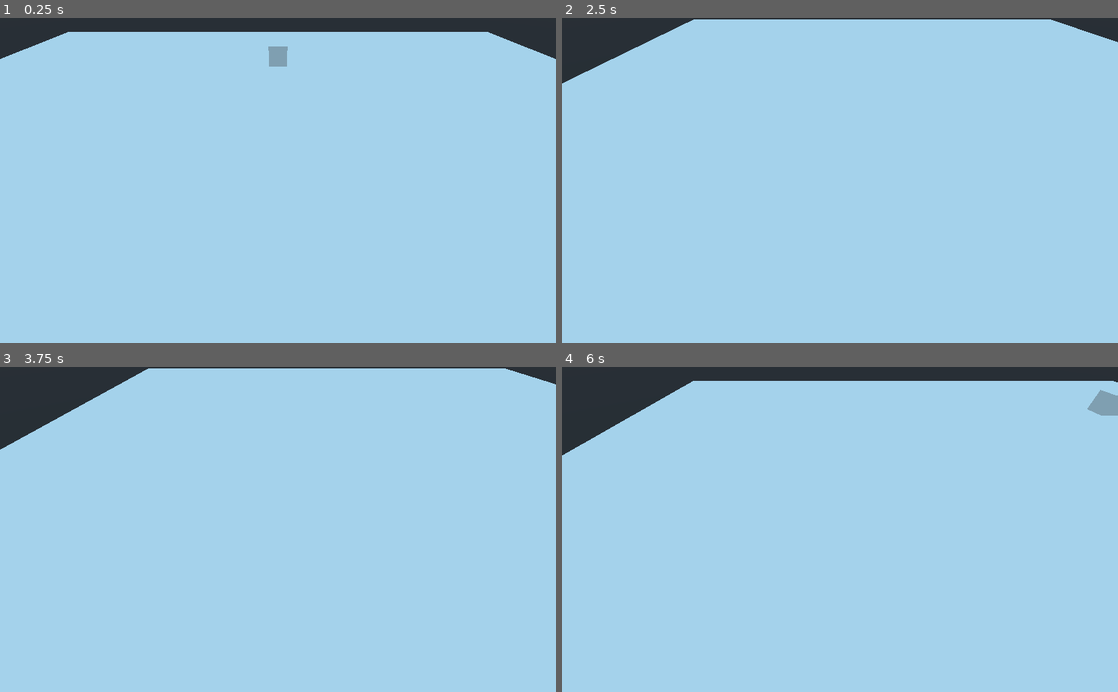
Above: before the commit, frames 1-4 (two rows, left to right).
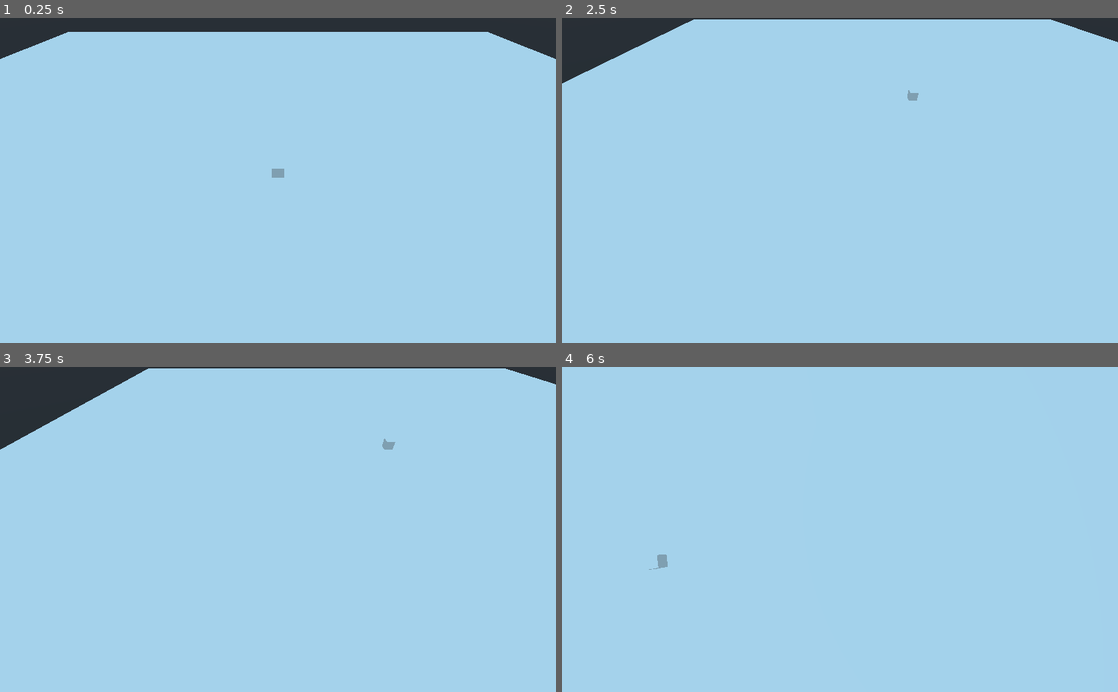
Above: after the commit, the same moments.

Repository: Wcubed/bot_programmin_game
Game: Godot game, scene res://worlds/World.tscn
The game is run twice, just before and just after one commit, with the same random seed, the same clock (stepped at 60 frames per second) and the same inputs.
Inputs (mouse positions are in pixels of both pictures, inside the frame that each line leads up to):
- Up to frame 1 (0.25 s): no input
- Up to frame 2 (2.5 s): tap Enter at 0.5 s; move the mouse to (962, 164) at 0.52 s; hold S (camera_back) 0.53-1.28 s; move the mouse to (728, 196) at 1.27 s; tap W (camera_forward) at 1.35 s; tap Space at 2 s; move the mouse to (895, 109) at 2.02 s; hold A (camera_left) from 2.03 s (still down)
- Up to frame 3 (3.75 s): move the mouse to (250, 594) at 2.77 s; release A (camera_left) at 2.78 s; tap D (camera_right) at 2.85 s; tap Enter at 3.5 s; move the mouse to (444, 578) at 3.52 s; hold Middle mouse button (camera_rotate) from 3.53 s (still down)
- Up to frame 4 (6 s): tap Space at 4.25 s; move the mouse to (673, 480) at 4.27 s; release Middle mouse button (camera_rotate) at 4.28 s; tap S (camera_back) at 4.35 s; tap Enter at 5 s; move the mouse to (867, 529) at 5.02 s; hold W (camera_forward) 5.03-5.78 s; move the mouse to (756, 448) at 5.77 s; tap A (camera_left) at 5.85 s

The runs differ from the first frame. In frame 1, 0.3% of the frame differs, in the area x 48-52%, y 8-50%; in frame 2, less than 0.1%; in frame 3, less than 0.1%; in frame 4, 7.4%, in the area x 0-100%, y 0-63%.

Commit message:
+ Camera rotation added.

Diff:
--- a/objects/CameraRig.gd
+++ b/objects/CameraRig.gd
@@ -1,11 +1,18 @@
 extends Spatial
 
+# In units per second.
 export(float, 0, 10) var camera_speed := 2.0
+# In degrees per second per "pixel moved by the mouse".
+export(float, 0, 360) var camera_rotation_speed := 45
 
-onready var yaw_object = $Yaw
-onready var pitch_object = $Yaw/Pitch
+export(float, -90, 0) var min_rotation_angle := -85
+export(float, -90, 0) var max_rotation_angle := -5
+
+onready var yaw_object = self
+onready var pitch_object = $Pitch
 
 var rotation_pressed := false
+var camera_rotation := Vector2()
 
 # Called when the node enters the scene tree for the first time.
 func _ready():
@@ -23,6 +30,23 @@
 
 	# ---- /Camera movement ----
 
+	# ---- Camera rotation ----
+
+	yaw_object.rotate_y(camera_rotation.x * deg2rad(camera_rotation_speed) * delta)
+	pitch_object.rotate_x(camera_rotation.y * deg2rad(camera_rotation_speed) * delta)
+
+	# Limit pitch.
+	if pitch_object.rotation_degrees.x <= min_rotation_angle:
+		pitch_object.rotation_degrees.x = min_rotation_angle
+	elif pitch_object.rotation_degrees.x >= max_rotation_angle:
+		pitch_object.rotation_degrees.x = max_rotation_angle
+
+
+	# Camera rotation input is only valid 1 frame, so we reset it after use.
+	camera_rotation = Vector2()
+
+	# ---- /Camera rotation ----
+
 func _input(event):
 	# ---- Camera rotation ----
 
@@ -31,4 +55,7 @@
 	elif event.is_action_released("camera_rotate"):
 		rotation_pressed = false
 
+	if event is InputEventMouseMotion and rotation_pressed:
+		camera_rotation = event.get_relative()
+
 	# ---- /Camera rotation ----
--- a/worlds/World.tscn
+++ b/worlds/World.tscn
@@ -6,7 +6,7 @@
 [node name="World" type="Spatial"]
 
 [node name="Bot" parent="." instance=ExtResource( 1 )]
-transform = Transform( 1, 0, 0, 0, 1, 0, 0, 0, 1, 0, 1, 0 )
+transform = Transform( 1, 0, 0, 0, 1, 0, 0, 0, 1, 0, 0.13148, 0 )
 
 [node name="TerrainTest" type="CSGBox" parent="."]
 width = 10.0
